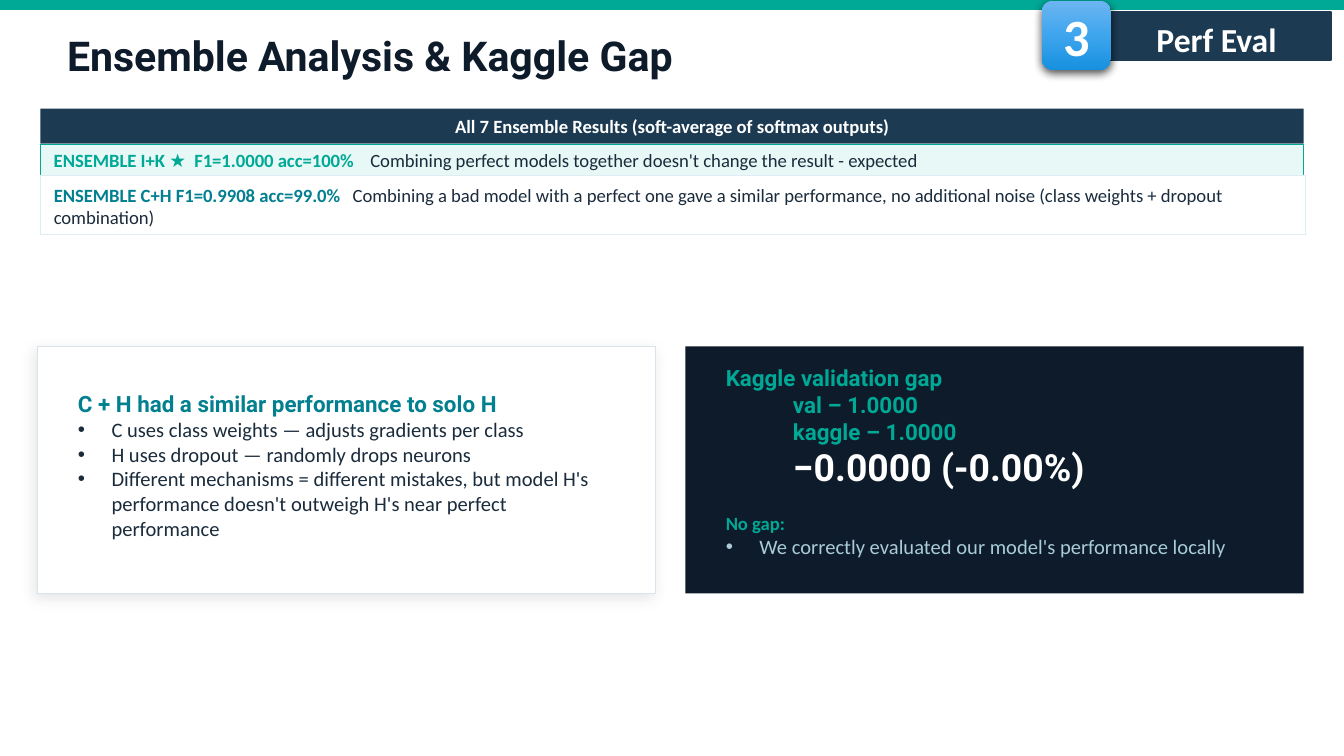
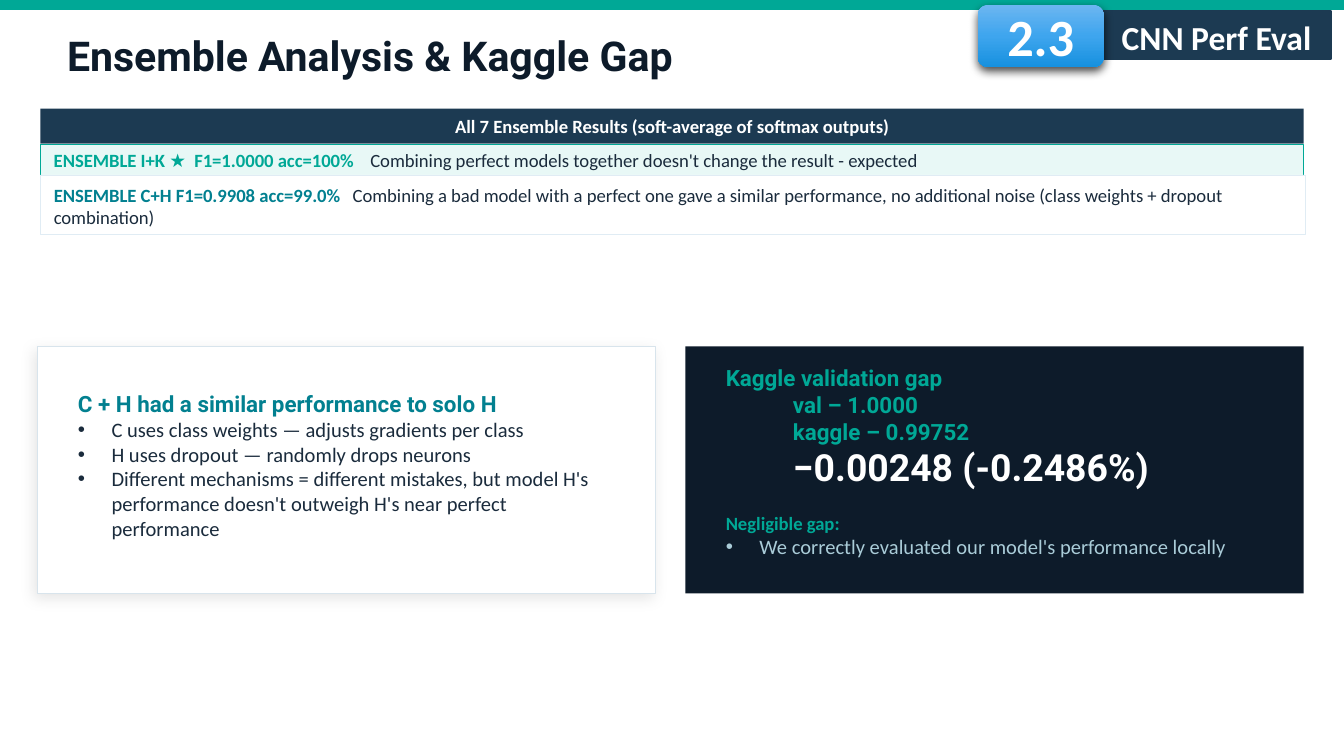
Before and after one commit to fmssilva/DL_Proj, a slide deck: slide 24 of assignment_1/task2/Task2_report.pptx. Drawn at 1344x756 pixels with LibreOffice and Linux fonts; fonts in the diff are those of the drawing; background and template pictures are left out. Boxes give left, top, right and bottom in pixels: in the first picture for what was removed or moved away, otherwise in the second. Text is boxed around its words. In the diff, an @@ line names an element or a change of style, - is before the commit and + after.

```diff
--- a/assignment_1/task2/Task2_report.pptx
+++ b/assignment_1/task2/Task2_report.pptx
@@ rounded rectangle "2.3": place and size @@
-rounded rectangle "2.3" at box(1042, 0, 1110, 69)
+rounded rectangle "2.3" at box(978, 5, 1105, 67)
@@ text in rounded rectangle at box(1007, 21, 1074, 69): text changed @@
-3
+2.3
@@ text in rectangle at box(1122, 26, 1312, 51): text changed @@
-Perf Eval
+CNN Perf Eval
@@ text at box(726, 423, 1148, 533): text changed @@
-kaggle – 1.0000
-−0.0000 (-0.00%)
-No gap:
+kaggle – 0.99752
+−0.00248 (-0.2486%)
+Negligible gap:
```
Also in this commit, not shown: 26 other slides changed, 1 other file.
